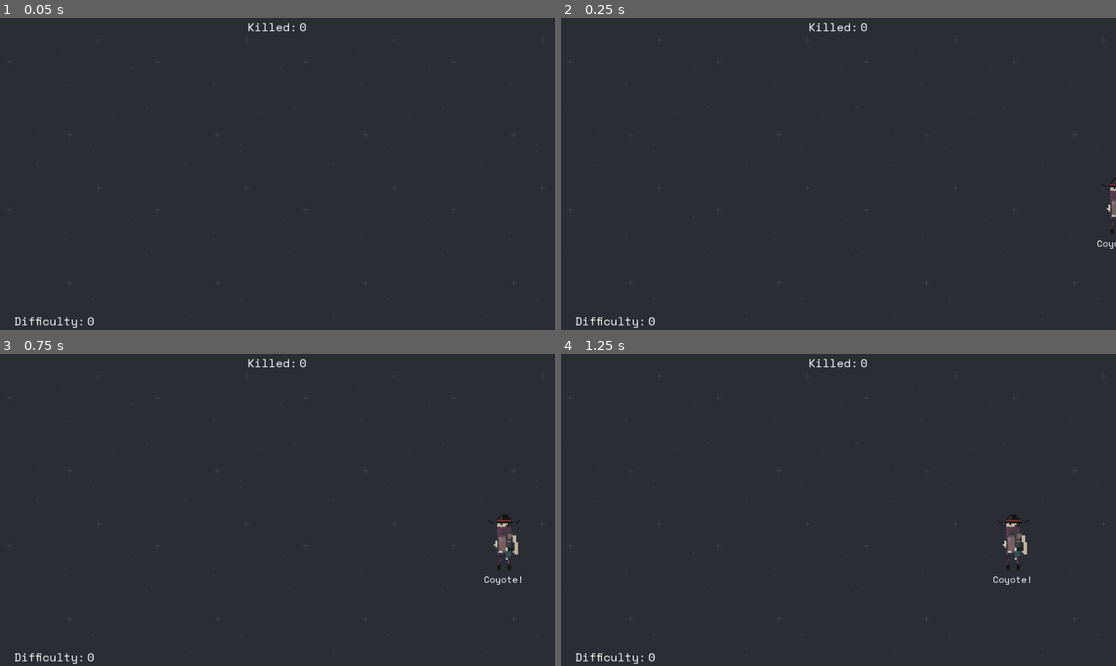
Above: before the commit, frames 1-4 (two rows, left to right).
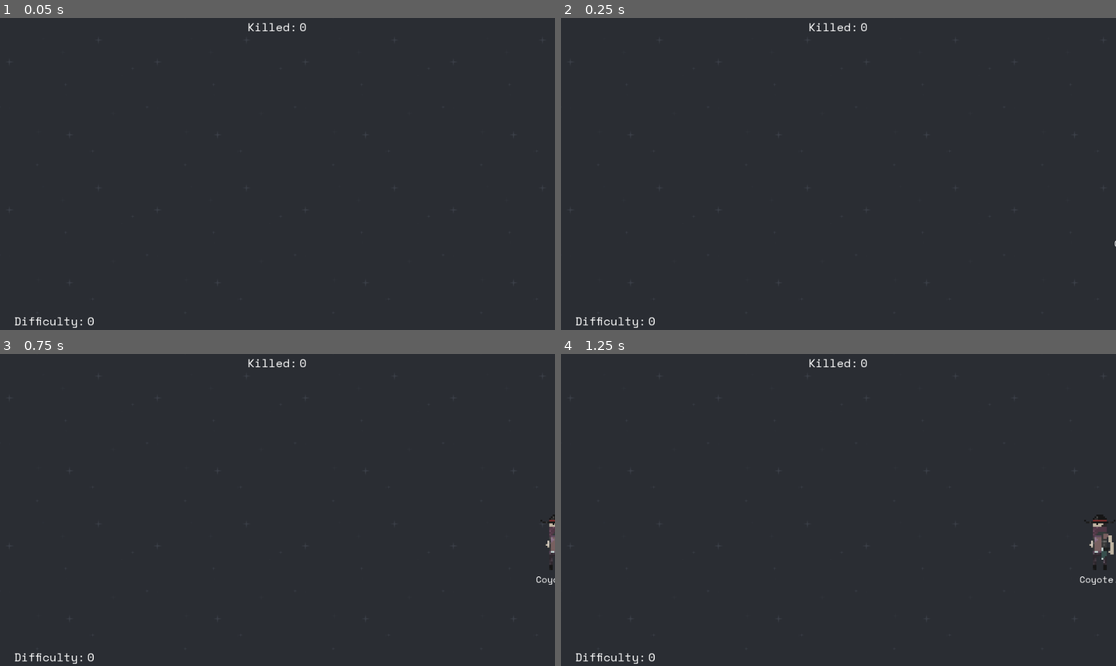
Above: after the commit, the same moments.

Repository: DeanEby/HyperTyper
Game: Godot game, scene res://Main.tscn
Same seed, same stepped clock (60 frames per second), same inputs: the game is played once before the commit and once after it.
Inputs:
- Up to frame 1 (0.05 s): no input
- Up to frame 2 (0.25 s): no input
- Up to frame 3 (0.75 s): tap Enter at 0.5 s
- Up to frame 4 (1.25 s): no input

Frame 1 is identical in both runs. In frame 2, 0.2% of the frame differs, in the area x 96-100%, y 51-74%; in frame 3, 0.6%; in frame 4, 0.8%, in the area x 77-100%, y 51-74%.

Commit message:
Fix gameover restart button

Diff:
--- a/hypertyper/Enemy.gd
+++ b/hypertyper/Enemy.gd
@@ -6,7 +6,7 @@
 @export var blue = Color("#22c995")
 @export var white = Color("#ffffff")
 
-@export var speed = 3
+@export var speed = 1
 
 
 
--- a/hypertyper/Main.gd
+++ b/hypertyper/Main.gd
@@ -11,13 +11,15 @@
 # Called when the node enters the scene tree for the first time.
 func _ready() -> void:
 	GlobalSignals.stage_round_over.connect(handle_round_over)
-	GlobalSignals.restart_game.connect(start_game)
+	GlobalSignals.restart_game.connect(restart_game)
 	start_game()
 
 	pass
 
-
-
+func restart_game():
+	for child in main_ui.get_children():
+		child.queue_free()
+	start_game()
 
 func _unhandled_input(event: InputEvent) -> void:
 	if event is InputEventKey and event.is_pressed():
--- a/hypertyper/TestScene.tscn
+++ b/hypertyper/TestScene.tscn
@@ -42,7 +42,7 @@
 wait_time = 5.0
 
 [node name="DifficultyTimer" type="Timer" parent="."]
-wait_time = 10.0
+wait_time = 5.0
 autostart = true
 
 [node name="CanvasLayer" type="CanvasLayer" parent="."]
--- a/hypertyper/Test_Scene.gd
+++ b/hypertyper/Test_Scene.gd
@@ -107,17 +107,19 @@
 
 
 func _on_lose_area_body_entered(body: Node2D) -> void:
+	round_over()
 	GlobalSignals.emit_signal("stage_round_over")
 
-#func game_over():
-	#
-	#spawn_timer.stop()
-	#difficulty_timer.stop()
-	#active_enemy = null
-	#current_letter_index = -1
-	##clear out stuff
-	#for enemy in enemy_container.get_children():
-		#enemy.queue_free()
+
+func round_over():
+
+	spawn_timer.stop()
+	difficulty_timer.stop()
+	active_enemy = null
+	current_letter_index = -1
+	#clear out stuff
+	for enemy in enemy_container.get_children():
+		enemy.queue_free()
 
 
 func start_stage():
